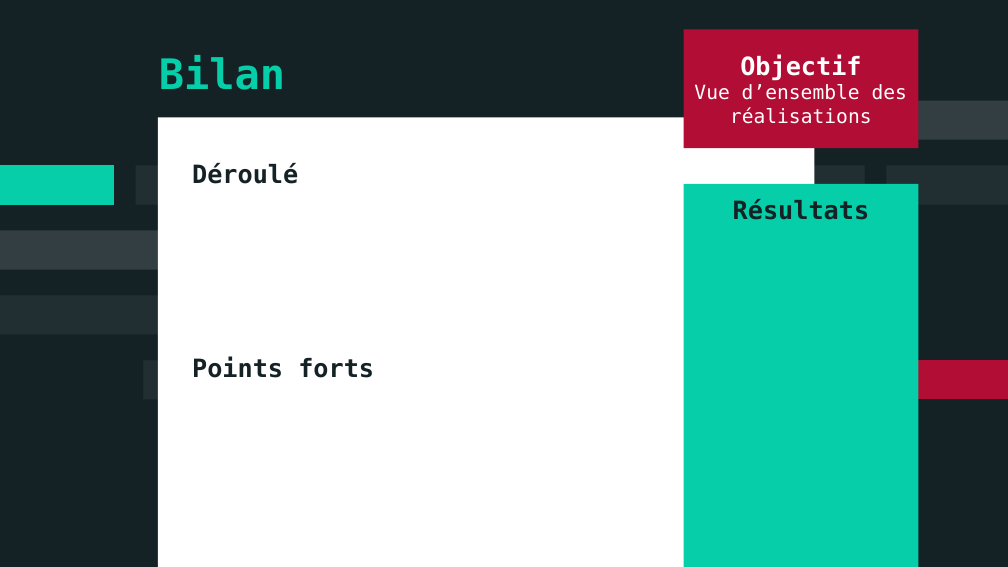
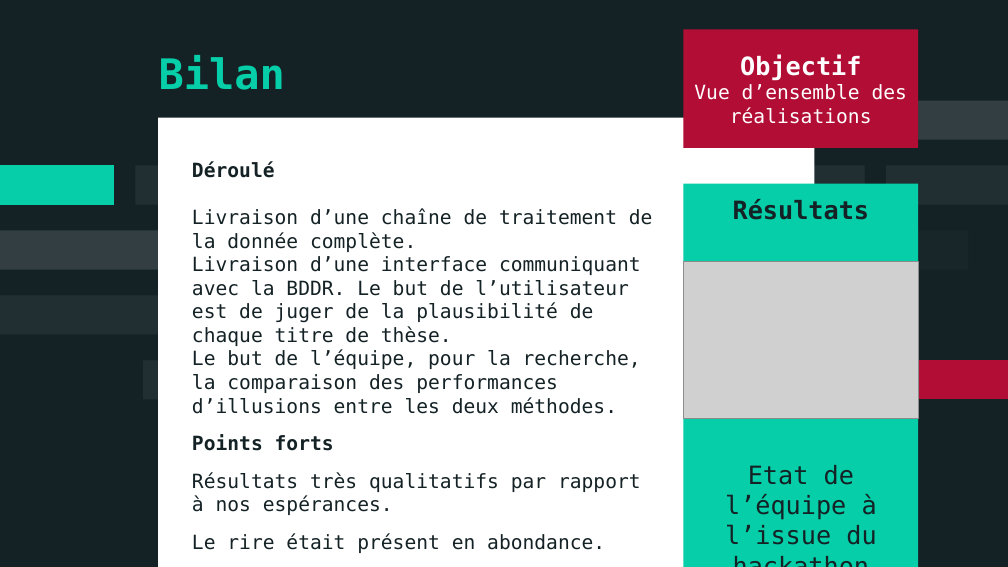
Before and after one commit to ademec/Drama-Queen, a slide deck: slide 10 of 2021-09 _ Carnet de bord.pptx (slide 9 before the commit). Drawn at 1008x567 pixels with LibreOffice and Linux fonts; fonts in the diff are those of the drawing; grey boxes stand for pictures. Boxes give left, top, right and bottom in pixels: in the first picture for what was removed or moved away, otherwise in the second. Text is boxed around its words. In the diff, an @@ line names an element or a change of style, - is before the commit and + after.

```diff
--- a/2021-09 _ Carnet de bord.pptx
+++ b/2021-09 _ Carnet de bord.pptx
@@ text at box(192, 162, 334, 451): size 18 to 14 pt in "Déroulé", "Points forts" @@
@@ text at box(192, 209, 653, 414): paragraphs added @@
+Livraison d’une chaîne de traitement de la donnée complète.
+Livraison d’une interface communiquant avec la BDDR. Le but de l’utilisateur est de juger de la plausibilité de chaque titre de thèse.
+Le but de l’équipe, pour la recherche, la comparaison des performances d’illusions entre les deux méthodes.
@@ freeform shape added at box(740, 231, 969, 270), fill #FFFFFF at 2% opacity @@
@@ picture added at box(683, 262, 918, 418) @@
@@ text at box(192, 472, 641, 553): paragraphs added @@
+Résultats très qualitatifs par rapport à nos espérances.
+Le rire était présent en abondance.
@@ text in rectangle at box(725, 465, 877, 545): paragraph added @@
+Etat de l’équipe à l’issue du hackathon
```
Also in this commit, not shown: 10 other slides changed, 2 slides added.
